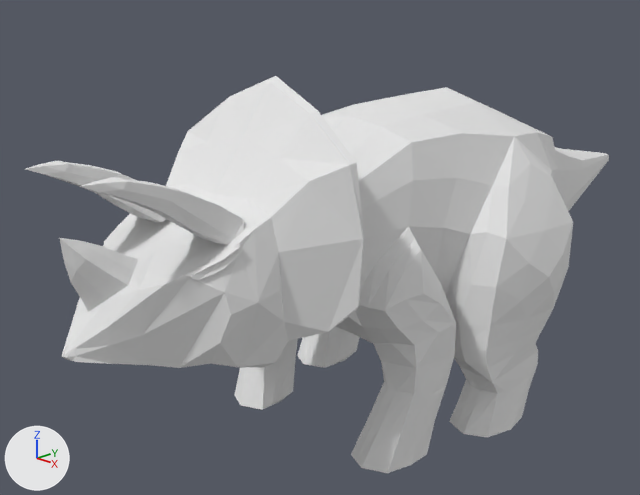
The Blender file models/enemies/Tritops/tritops.blend, before and after one commit.
Both versions are drawn from a camera (50 mm lens) standing at (5.95, -6.44, 4.62) and looking at (-0.66, 0.15, 1.65). The lights are fixed; the arrows at lower left show +X, +Y and +Z.
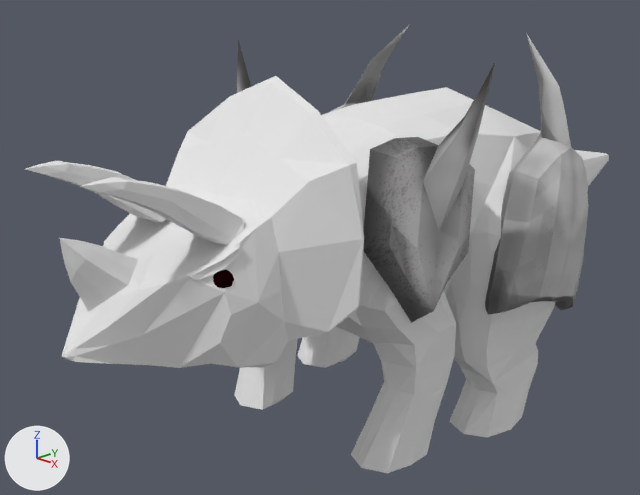
Location of each change, [x1, y1, x2, y2] in pixels of the pictures (640 x 495 px):
'Cube.002', added: after [237, 40, 495, 323]
'Cube.001', added: after [330, 23, 589, 314]
'Sphere.001', added: after [213, 270, 234, 288]

Patch to the scene script:
```diff
--- a/models/enemies/Tritops/tritops.blend.py
+++ b/models/enemies/Tritops/tritops.blend.py
@@ img_spike_shoulders_png @@
+img_spike_shoulders_png = load_image('Spike shoulders.png', 'Spike shoulders.png', 1024, 1024, 'sRGB')
@@ img_bone_shoulders_png @@
+img_bone_shoulders_png = load_image('bone shoulders.png', 'bone shoulders.png', 1024, 1024, 'sRGB')
@@ mat_material_001 @@
+mat_material_001 = diffuse_material('Material.001')
+mat_material_001.base_color = (0.0111, 0.0, 0.00107)  # black #1b0004
@@ mat_spike_shoulders_png @@
+mat_spike_shoulders_png = principled_material('Spike shoulders.png')
+mat_spike_shoulders_png.texture = img_spike_shoulders_png
@@ mat_bone_shoulders_png @@
+mat_bone_shoulders_png = principled_material('bone shoulders.png')
+mat_bone_shoulders_png.texture = img_bone_shoulders_png
@@ me_sphere_001 @@
+me_sphere_001.from_pydata(...)  # a UV sphere (18 segments, 9 rings, poles along z) spanning x 0.43..0.78, y 1.65..2.0, z -0.65..-0.29; a UV sphere (18 segments, 9 rings, poles along z) spanning x -1.4..-1.05, y 1.65..2.0, z -0.65..-0.29
+me_sphere_001.materials.append(mat_material_001)  # black #1b0004
@@ me_cube_002 @@
+me_cube_002.from_pydata(...)  # 144 vertices, 144 faces; spans x -1.11..1.28, y -3.32..3.32, z -1.86..2.79
+me_cube_002.materials.append(mat_spike_shoulders_png)  # picture img_spike_shoulders_png
@@ me_cube_004 @@
+me_cube_004.from_pydata(...)  # 472 vertices, 480 faces; spans x -0.8..1.39, y -3.02..3.02, z -1.63..2.59
+me_cube_004.materials.append(mat_bone_shoulders_png)  # picture img_bone_shoulders_png
@@ ob_sphere_001 @@
+ob_sphere_001 = bpy.data.objects.new('Sphere.001', me_sphere_001)
+ob_sphere_001.parent = ob_cube
+ob_sphere_001.matrix_parent_inverse = Matrix(((1.0, 0.0, 0.0, 0.0), (0.0, 1.0, 0.0, 0.0), (0.0, 0.0, 1.0, -1.986), (0.0, 0.0, 0.0, 1.0)))
+ob_sphere_001.location = (0.221, -3.567, 2.553)
+ob_sphere_001.scale = (0.705, 0.705, 0.705)
@@ ob_cube_002 @@
+ob_cube_002 = bpy.data.objects.new('Cube.002', me_cube_002)
+ob_cube_002.parent = ob_cube
+ob_cube_002.matrix_parent_inverse = Matrix(((1.0, 0.0, 0.0, 0.0), (0.0, 1.0, 0.0, 0.0), (0.0, 0.0, 1.0, -1.986), (0.0, 0.0, 0.0, 1.0)))
+ob_cube_002.location = (-0.0344, -0.227, 2.441)
+ob_cube_002.rotation_euler = (0.0, 0.0, 1.56)  # degrees (0, 0, 89)
+ob_cube_002.scale = (0.509, 0.509, 0.509)
@@ ob_cube_001 @@
+ob_cube_001 = bpy.data.objects.new('Cube.001', me_cube_004)
+ob_cube_001.parent = ob_cube
+ob_cube_001.matrix_parent_inverse = Matrix(((1.0, 0.0, 0.0, 0.0), (0.0, 1.0, 0.0, 0.0), (0.0, 0.0, 1.0, -1.986), (0.0, 0.0, 0.0, 1.0)))
+ob_cube_001.location = (0.00419, 1.089, 2.36)
+ob_cube_001.rotation_euler = (0.0156, 0.24, 1.563)  # degrees (0.9, 14, 90)
+ob_cube_001.scale = (0.66, 0.59, 0.66)
```
